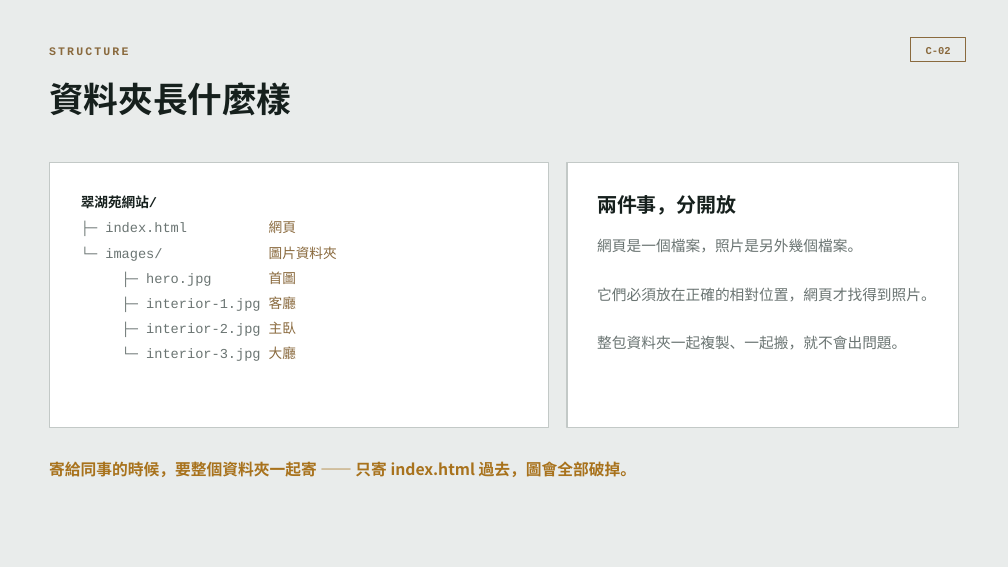
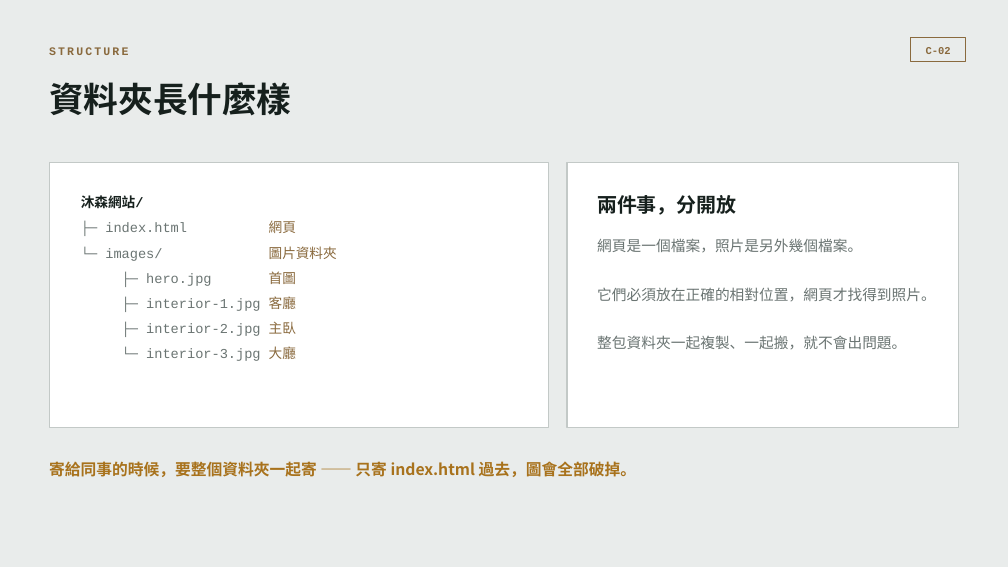
Before and after one commit to b39070566/architectureAiClass, a slide deck: slide 15 of slides/vibe-coding-workshop.pptx. Drawn at 1008x567 pixels with LibreOffice and Linux fonts; fonts in the diff are those of the drawing. Boxes give left, top, right and bottom in pixels: in the first picture for what was removed or moved away, otherwise in the second. Text is boxed around its words. In the diff, an @@ line names an element or a change of style, - is before the commit and + after.

```diff
--- a/slides/vibe-coding-workshop.pptx
+++ b/slides/vibe-coding-workshop.pptx
@@ text at box(81, 195, 144, 209): text changed @@
-翠湖苑網站/
+沐森網站/
```
Also in this commit, not shown: 6 other slides changed, 21 other files.
